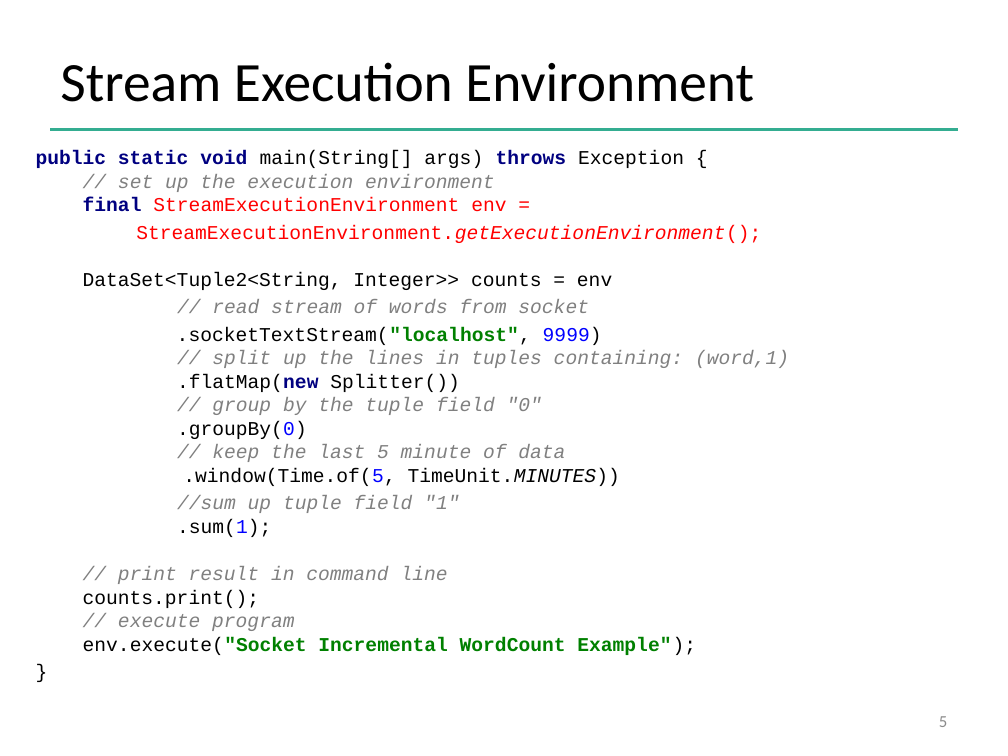
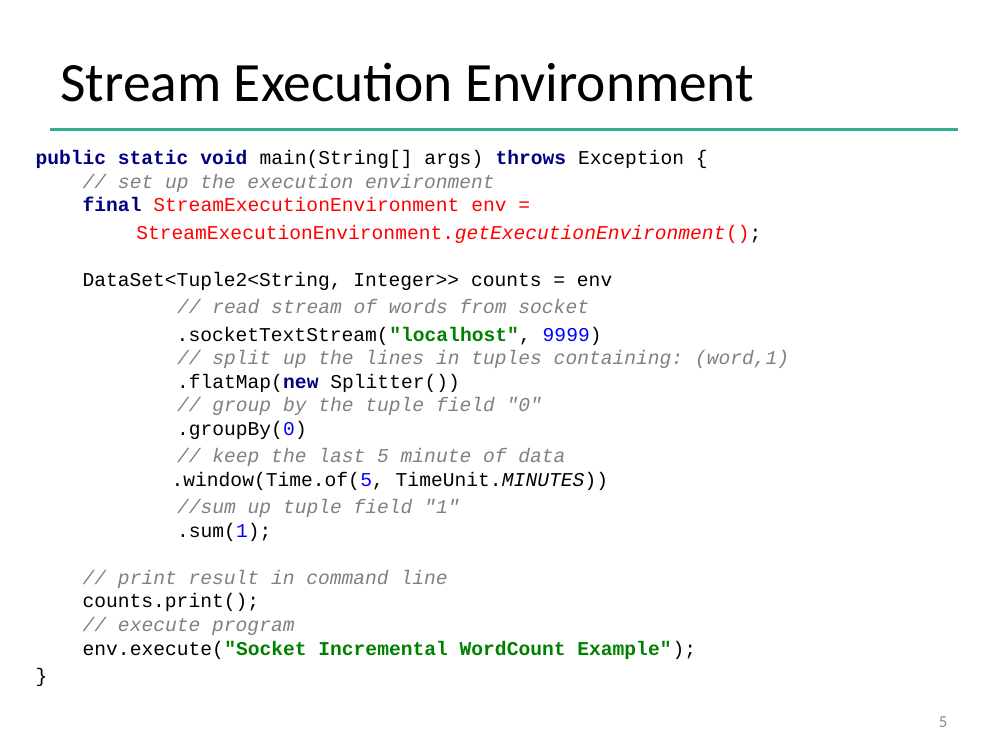
Before and after one commit to dataArtisans/flink-training-web, a slide deck: slide 5 of slides/flink_stream_basics.pptx. Drawn at 1008x756 pixels with LibreOffice and Linux fonts; fonts in the diff are those of the drawing; background and template pictures are left out. Boxes give left, top, right and bottom in pixels: in the first picture for what was removed or moved away, otherwise in the second. Text is boxed around its words. In the diff, an @@ line names an element or a change of style, - is before the commit and + after.

Commit message:
Fix alignment and Capitalisation in Stream Training Slides

```diff
--- a/slides/flink_stream_basics.pptx
+++ b/slides/flink_stream_basics.pptx
@@ text at (83,225,761,290): text colour #FF0000 to #000000 in "StreamExecutionEnvironment.getExecutionEnvironment();" @@
@@ text at (172,327,789,490): text changed @@
-.socketTextStream("localhost", 9999)
-// split up the lines in tuples containing: (word,1)
-.flatMap(new Splitter())
-// group by the tuple field "0"
-.groupBy(0)
-// keep the last 5 minute of data
-.window(Time.of(5, TimeUnit.MINUTES))
+.socketTextStream("localhost", 9999)
+// split up the lines in tuples containing: (word,1)
+.flatMap(new Splitter())
+// group by the tuple field "0"
+.groupBy(0)
+// keep the last 5 minute of data
+.window(Time.of(5, TimeUnit.MINUTES))
```
Also in this commit, not shown: 19 other slides changed, 2 slides added, 3 other files.
